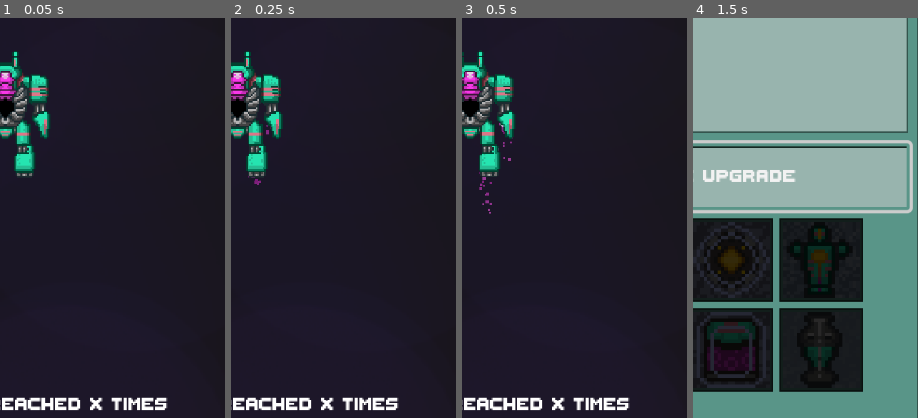
Above: before the commit, frames 1-4 (left to right).
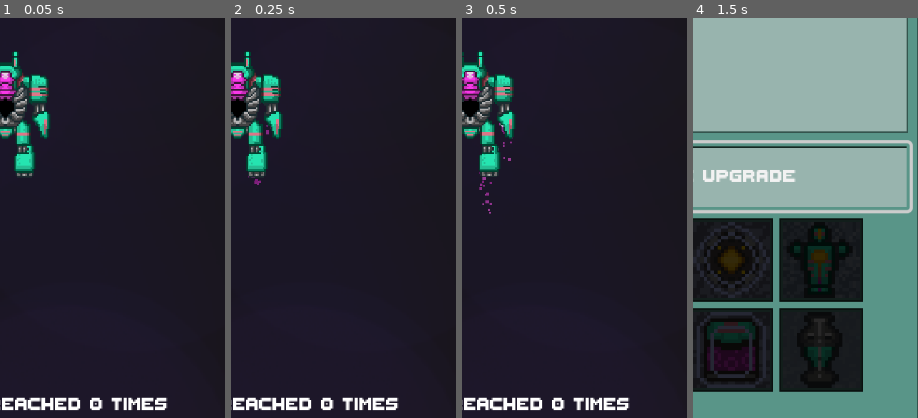
Above: after the commit, the same moments.

Repository: MightyPossum/Kabal-GameJam-2025
Game: Godot game, scene res://assets/scenes/GameScene.tscn
Two runs of this game, one before a commit and one after it. Both use one fixed random seed, a clock stepped at 60 frames per second and the inputs below.
Inputs:
- Up to frame 1 (0.05 s): no input
- Up to frame 2 (0.25 s): no input
- Up to frame 3 (0.5 s): no input
- Up to frame 4 (1.5 s): click "Upgrades" at 0.5 s; click "Purchase Upgrade" at 1.25 s
The pictures show only the part of the screen within x 50-100%, y 35-85%; the shares and areas given below are measured in that part.

The runs differ from the first frame. In frame 1, 0.2% of the frame differs, in the area x 40-46%, y 94-98%; in frame 2, 0.2%; in frame 3, 0.2%; in frame 4, nothing differs.
Error before the commit: Invalid access to property or key 'BREACH_COUNT' on a base object of type 'Node (globalvariables.gd)'. (res://assets/scenes/ux.gd:72)

Commit message:
Final Build

Diff:
--- a/assets/scenes/ux.gd
+++ b/assets/scenes/ux.gd
@@ -21,6 +21,8 @@
 func _ready() -> void:
 
 	GLOBAL.UX = self
+
+	breach_label = %containmentBreachCounter
 
 	# Initialize the locked state tracking
 	previous_locked_state = GLOBAL.LOCKED
--- a/assets/scenes/ux.tscn
+++ b/assets/scenes/ux.tscn
@@ -201,6 +201,7 @@
 theme_override_constants/separation = 70
 
 [node name="containmentBreachCounter" type="Label" parent="gameMenu/VBoxContainer"]
+unique_name_in_owner = true
 layout_mode = 2
 theme_override_fonts/font = ExtResource("6_w3aai")
 text = "Containment Breached X Times"
--- a/assets/scripts/globalvariables.gd
+++ b/assets/scripts/globalvariables.gd
@@ -89,6 +89,7 @@
 
 var WAVE_TIME : float = 10.0
 var WAVE_NUMBER : int = 1
+var BREACH_COUNT : int = 0
 
 var ENERGY_PER_SECOND : Big = Big.new(0):
 	get:
Not shown, removed: Export/Mechinabox.apple-touch-icon.png.import
Not shown, removed: Export/Mechinabox.icon.png.import
Not shown, removed: Export/Mechinabox.png.import
Not shown, changed: Mechinabox.apple-touch-icon.png.import
Not shown, changed: Mechinabox.icon.png.import
Not shown, changed: Mechinabox.png.import
Not shown, changed: export_presets.cfg
Not shown, removed: Export/Mechinabox.apple-touch-icon.png
Not shown, removed: Export/Mechinabox.audio.position.worklet.js
Not shown, removed: Export/Mechinabox.audio.worklet.js
Not shown, removed: Export/Mechinabox.icon.png
Not shown, removed: Export/Mechinabox.js
(and 15 more such lines)
